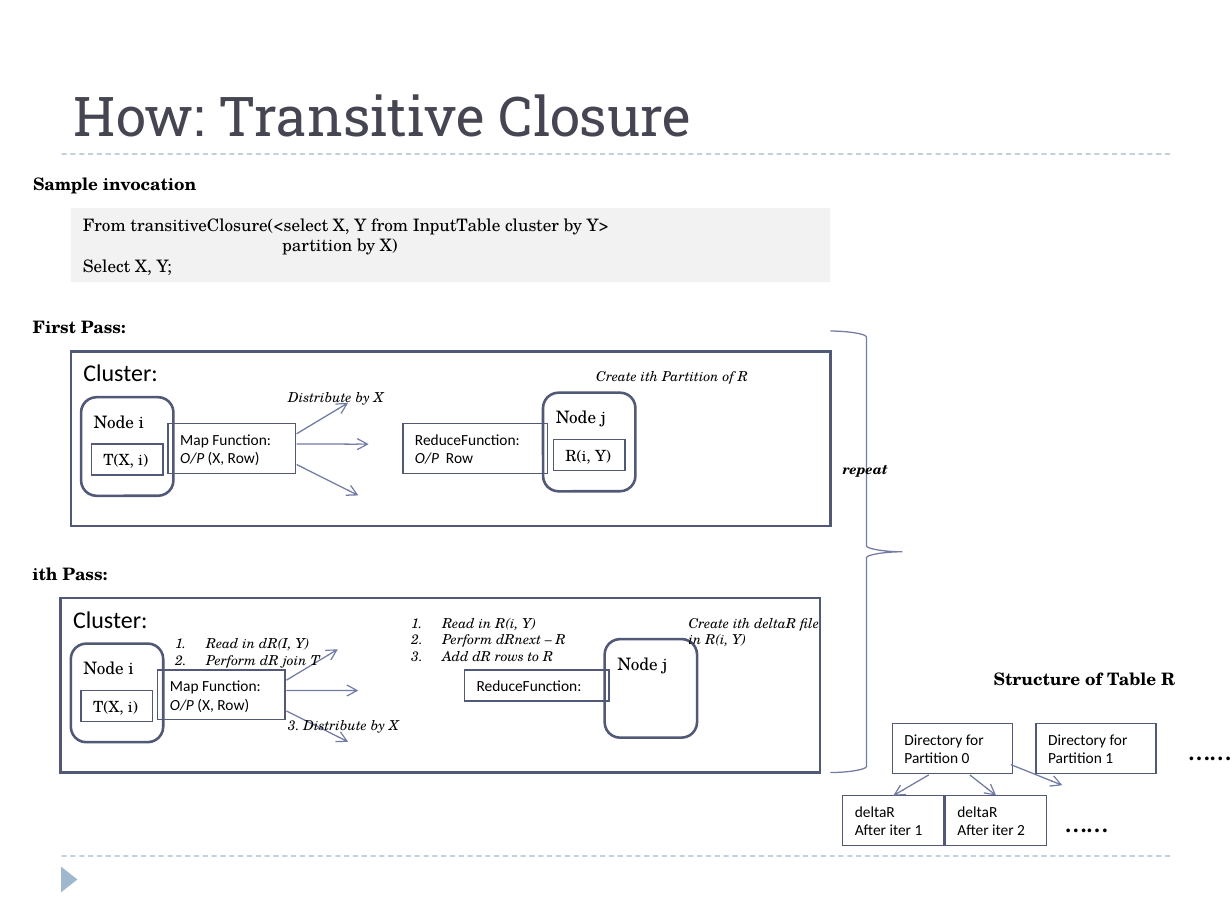
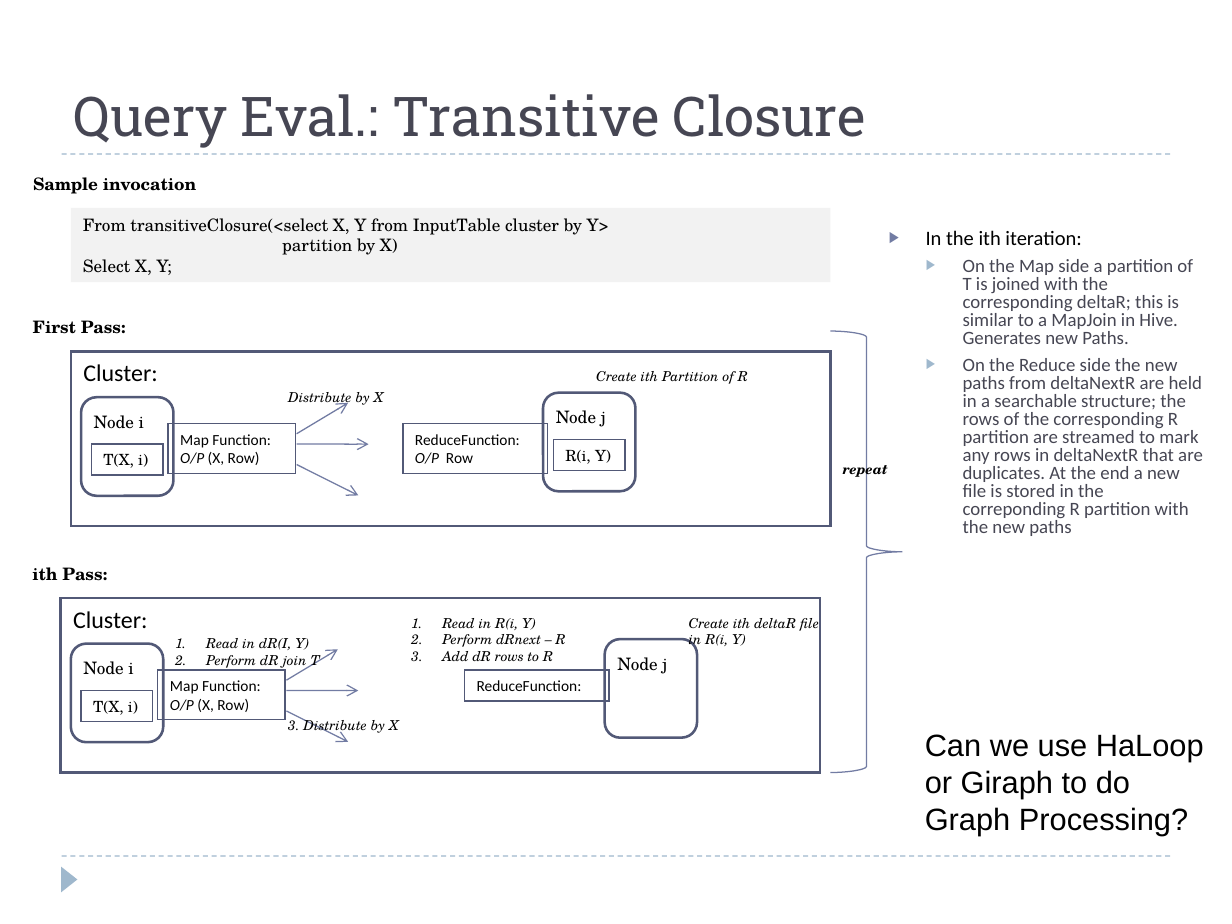
Before and after one commit to hbutani/SQLWindowing, a slide deck: slide 22 of docs/SQW.ppt (slide 20 before the commit). Drawn at 1232x924 pixels with LibreOffice and Linux fonts; fonts in the diff are those of the drawing. Boxes give left, top, right and bottom in pixels: in the first picture for what was removed or moved away, otherwise in the second. Text is boxed around its words. In the diff, an @@ line names an element or a change of style, - is before the commit and + after.

```diff
--- a/docs/SQW.ppt
+++ b/docs/SQW.ppt
@@ title at [74,94,866,148]: text changed @@
-How: Transitive Closure
+Query Eval.: Transitive Closure
@@ text added at [926,230,1203,536], 11 pt, text #464653 @@
+▶ In the ith iteration:
+  ▶ On the Map side a partition of T is joined with the corresponding deltaR; this is similar to a MapJoin in Hive. Generates new Paths.
+  ▶ On the Reduce side the new paths from deltaNextR are held in a searchable structure; the rows of the corresponding R partition are streamed to mark any rows in deltaNextR that are duplicates. At the end a new file is stored in the correponding R partition with the new paths
@@ text removed at [994,672,1175,686] @@
-Structure of Table R
@@ rectangle removed at [892,723,1011,772] @@
-Directory for
-Partition 0
@@ text added at [925,734,1204,836], 18 pt, text #000000 @@
+Can we use HaLoop or Giraph to do Graph Processing?
@@ rectangle removed at [1036,723,1156,772] @@
-Directory for
-Partition 1
@@ text removed at [1177,723,1232,772] @@
-……
@@ arrow removed from (929, 775) to (893, 796) @@
@@ arrow removed from (970, 775) to (997, 796) @@
@@ arrow removed from (1010, 765) to (1062, 785) @@
@@ rectangle removed at [843,796,944,845] @@
-deltaR
-After iter 1
@@ rectangle removed at [945,796,1046,845] @@
-deltaR
-After iter 2
@@ text removed at [1053,796,1120,845] @@
-……
```
Also in this commit, not shown: 14 other slides changed, 8 slides added, 6 slides removed.
